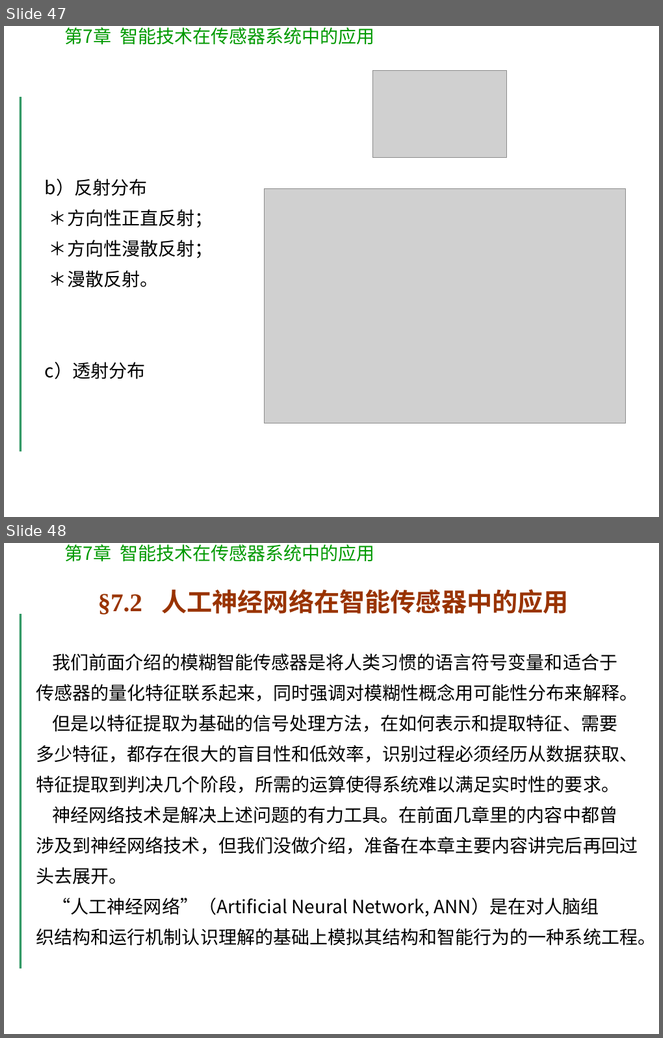
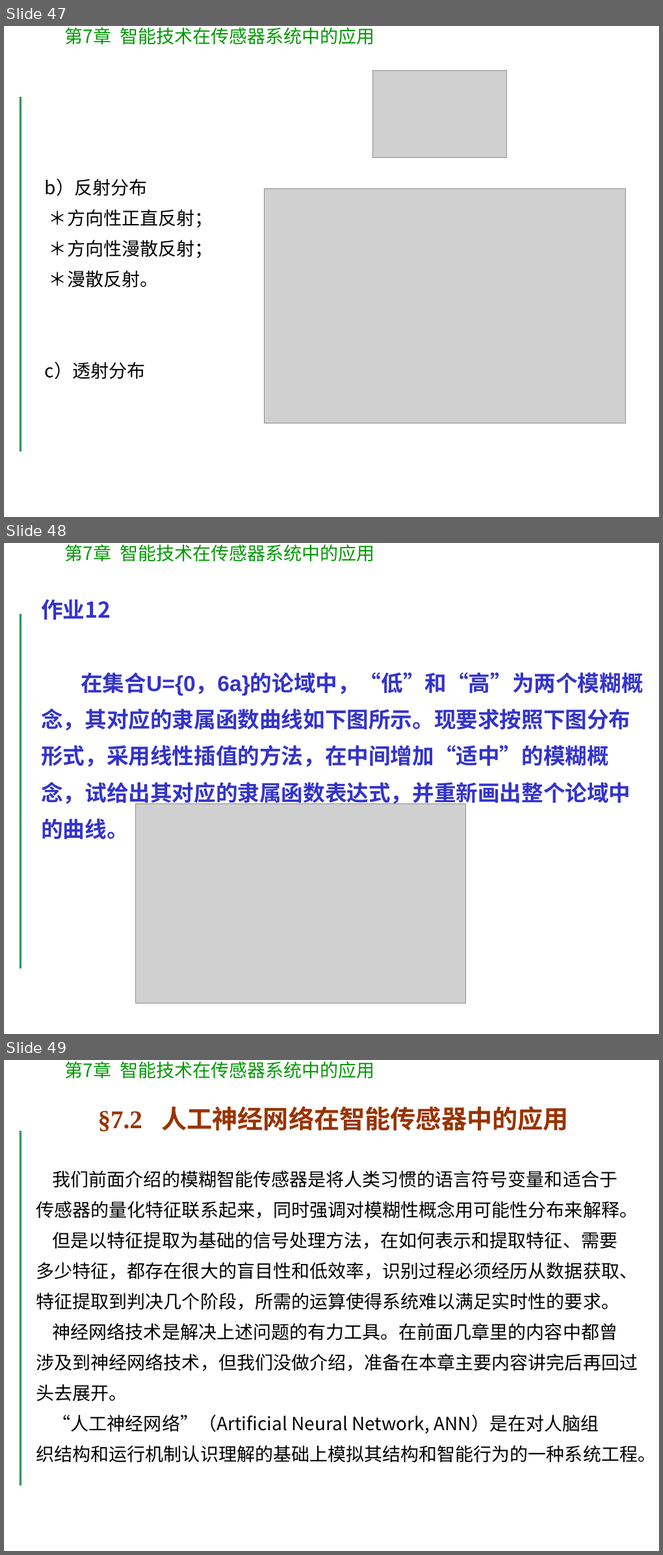
Before and after one commit to hellozhaihy/SmartSensor, a slide deck: PPTs/chapter07_1.pptx. Shown one above the other, each under a label of ours: slides 47 and 48 before the commit, slides 47, 48 and 49 after it. The pictures are 663x1038 and 663x1555 pixels, drawn with LibreOffice and Linux fonts; fonts in the diff are those of the drawing; grey boxes stand for pictures; background and template pictures are left out. Boxes give left, top, right and bottom in pixels: in the first picture for what was removed or moved away, otherwise in the second. Text is boxed around its words. In the diff, an @@ line names an element or a change of style, - is before the commit and + after.

```diff
--- a/PPTs/chapter07_1.pptx
+++ b/PPTs/chapter07_1.pptx
@@ slide 48 added at [4, 543, 659, 1034], background #FFFFFF; not listed: 2 template elements that a slide beside it also shows @@
@@ text added at [41, 599, 643, 839], 24 pt, text #3333CC, bold @@
+作业12
+在集合U={0，6a}的论域中，“低”和“高”为两个模糊概念，其对应的隶属函数曲线如下图所示。现要求按照下图分布形式，采用线性插值的方法，在中间增加“适中”的模糊概念，试给出其对应的隶属函数表达式，并重新画出整个论域中的曲线。
@@ picture added at [136, 804, 466, 1004] @@
@@ what was slide 48 is now slide 49 @@
```
Also in this commit, not shown: 1 slide changed, 3 other files.
